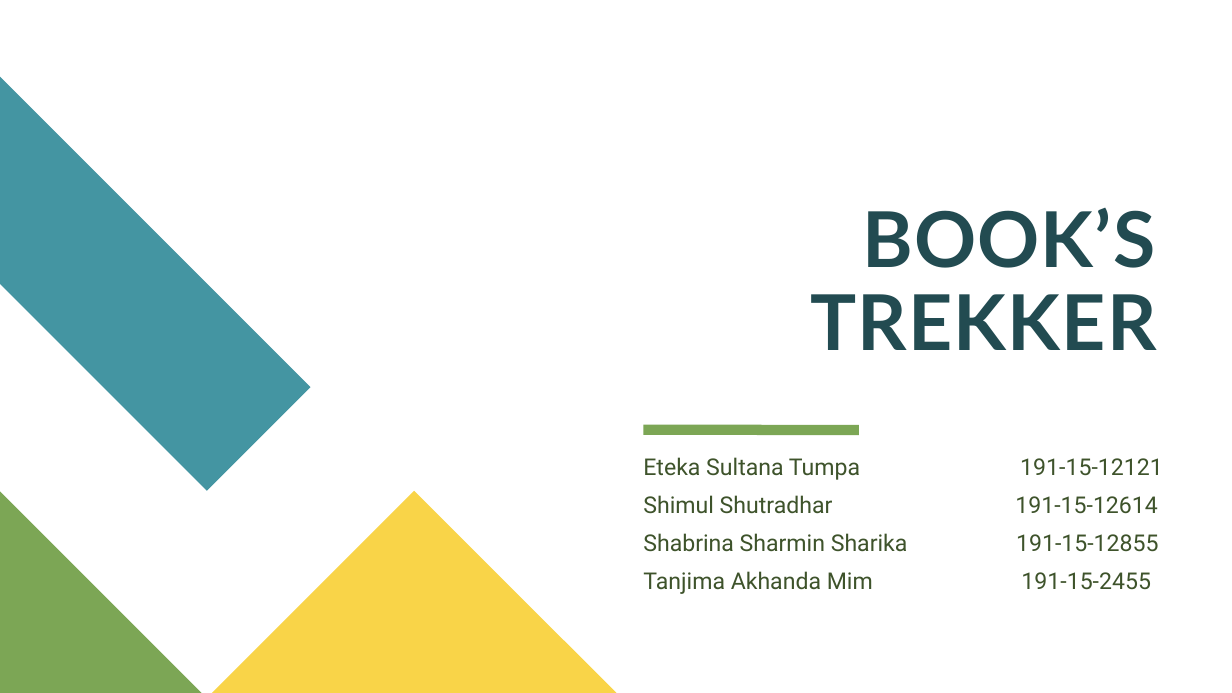
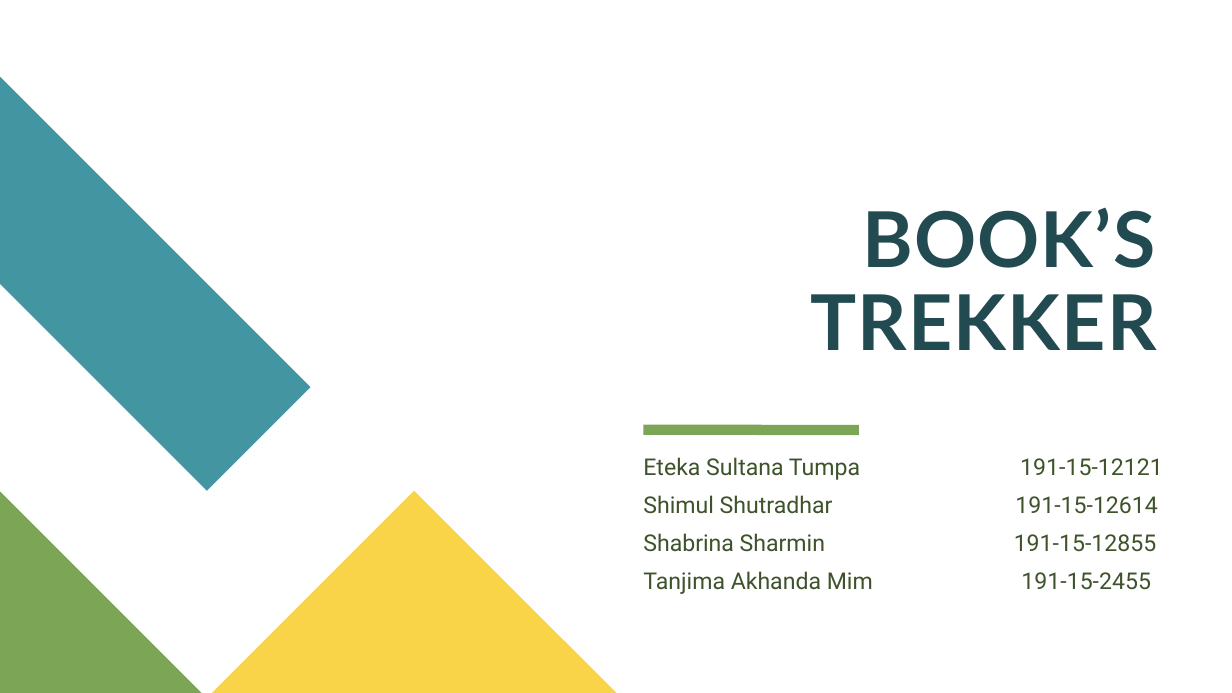
Before and after one commit to Shabrina149/PPT, a slide deck: slide 1 of BOOK’S TREKKER (1).pptx. Drawn at 1232x693 pixels with LibreOffice and Linux fonts; fonts in the diff are those of the drawing. Boxes give left, top, right and bottom in pixels: in the first picture for what was removed or moved away, otherwise in the second. Text is boxed around its words. In the diff, an @@ line names an element or a change of style, - is before the commit and + after.

Commit message:
Name changed

```diff
--- a/BOOK’S TREKKER (1).pptx
+++ b/BOOK’S TREKKER (1).pptx
@@ text at (643, 533, 1157, 552): text changed @@
-Shabrina Sharmin Sharika 191-15-12855
+Shabrina Sharmin 191-15-12855
```
